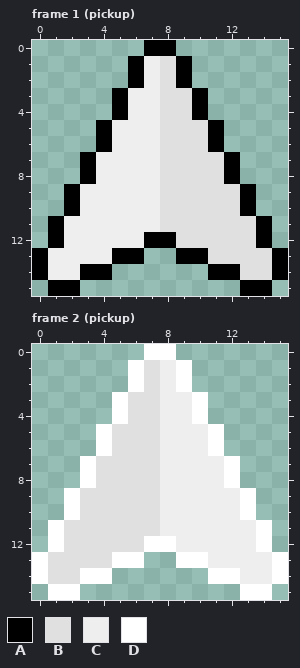
Edited in one commit: pixel-art file (Assets/AnimationImporter/pickup.ase). Above is the file before it was changed.
16x16 pixels, 2 frames. Shown: frame 1 (pickup), frame 2 (pickup).
Palette (. is transparent): A #000000  B #e0e0e0  C #eeeeee  D #ffffff
Pixels before, frame 1 (pickup), first column x 0:
 0 .......AA.......
 1 ......ACBA......
 2 ......ACBA......
 3 .....ACCBBA.....
 4 .....ACCBBA.....
 5 ....ACCCBBBA....
 6 ....ACCCBBBA....
 7 ...ACCCCBBBBA...
 8 ...ACCCCBBBBA...
 9 ..ACCCCCBBBBBA..
10 ..ACCCCCBBBBBA..
11 .ACCCCCCBBBBBBA.
12 .ACCCCCAABBBBBA.
13 ACCCCAA..AABBBBA
14 ACCAA......AABBA
15 .AA..........AA.
Pixels before, frame 2 (pickup), first column x 0:
 0 .......DD.......
 1 ......DBCD......
 2 ......DBCD......
 3 .....DBBCCD.....
 4 .....DBBCCD.....
 5 ....DBBBCCCD....
 6 ....DBBBCCCD....
 7 ...DBBBBCCCCD...
 8 ...DBBBBCCCCD...
 9 ..DBBBBBCCCCCD..
10 ..DBBBBBCCCCCD..
11 .DBBBBBBCCCCCCD.
12 .DBBBBBDDCCCCCD.
13 DBBBBDD..DDCCCCD
14 DBBDD......DDCCD
15 .DD..........DD.
New version:
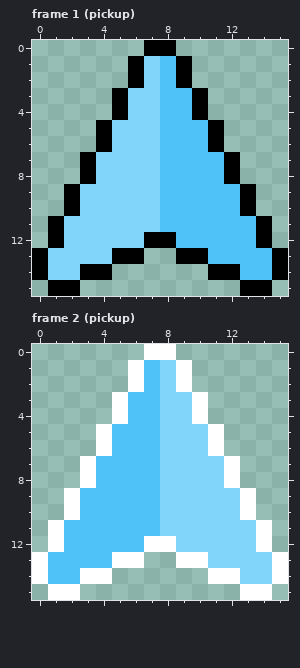
Change:
colour B: #e0e0e0 -> #4fc3f7
colour C: #eeeeee -> #81d4fa
Where, in picture pixels (left, top, right, bottom), the same in both pictures:
changed: (48, 56, 272, 280)
changed: (48, 360, 272, 584)
